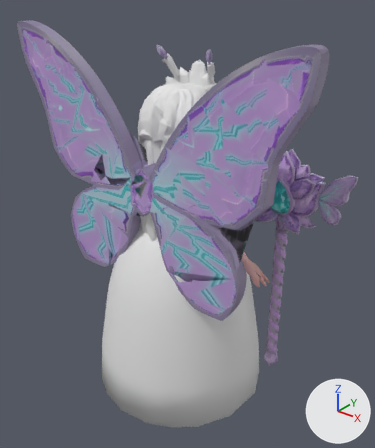
Renders of the Blender file roblox/art/bosses/crystal_queen_v2m.blend from each side of a commit.
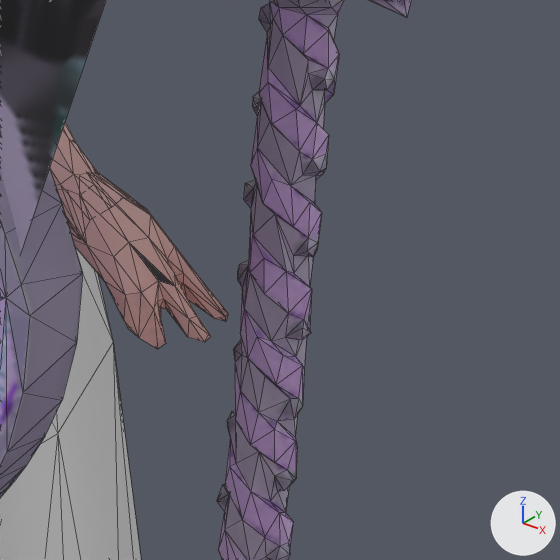
Old and new are each drawn whole from a 50 mm lens placed at (5.64, -6.81, 6.6), pointed at (0.11, 0.1, 2.31) and again close up on the part from 62% to 86% of the width and 52% to 72% of the height. The lights are fixed; the arrows at lower right show +X, +Y and +Z. The older version's two pictures come first. The close-ups show mesh edges as thin lines.

Names of what the first close-up shows: 'Forearm_R', 'Hand_R', 'Scepter', 'Skirt_Outline', 'WingB_R2'.
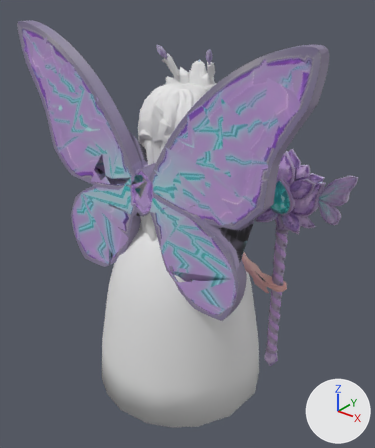
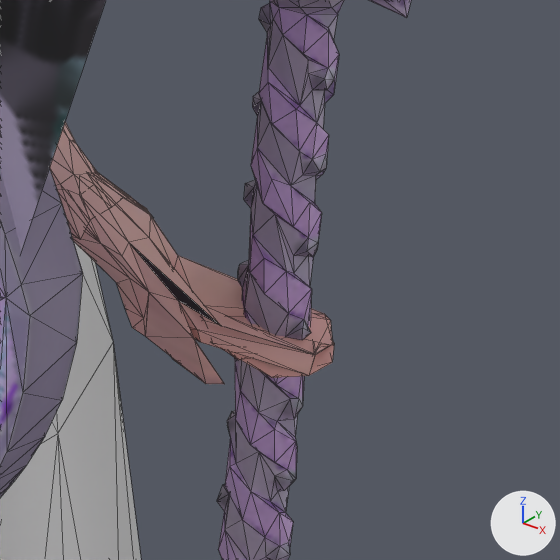
Commit message: BOSS-NIGHT-3 1-⑤c: 수정 여왕 홀 쥔 손 = Hand_R 손가락 정점을 자루 축 둘레로 감음(crystal_grip.py · 같은 assetId 새 버전 · Hand_R center만 메타 갱신) · 안전 원 회차 보석 → 판정 시작 희미한 빔(그림만 · 판정 그대로) · Studio 캡처(바로 쥠 · 거꾸로 쥠 · 안전 원)

Pixel boxes (x1, y1, x2, y2) of what changed, in the close-ups (560 x 560 px; the box of a moved part takes in the faces that stretch with it):
'Hand_R', reshaped: before (57, 172, 228, 349); after (57, 172, 334, 384)
part 1 of me_hand_r, moved or reshaped: before (57, 190, 228, 349); after (57, 190, 334, 384)

Edits to the bpy script that builds the scene:
```text
Change me_hand_r:
    used by ob_hand_r; location = (1.505, 0.07, 1.93)
    remove me_hand_r.from_pydata(...)  # 127 vertices, 207 faces; spans x -0.194..0.356, y -0.392..0.305, z -0.441..0.06
    add me_hand_r.from_pydata(...)  # 127 vertices, 207 faces; spans x -0.194..0.667, y -0.051..0.375, z -0.386..0.06
    me_hand_r part 1: 60 of 127 vertices moved; they spanned x -0.103..0.356, y -0.053..0.212, z -0.386..-0.034 and now span x -0.1..0.667, y -0.051..0.375, z -0.386..-0.034; mean shift (0.133, -0.017, 0.001); largest move (0.295, 0.068, -0.269) -> (0.665, 0.124, -0.269)
    other edits to the shape of me_hand_r do not show in these pictures
```
